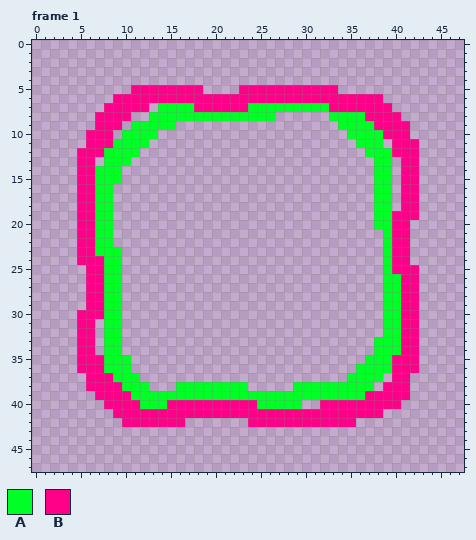
Two versions of one pixel-art file, lockdeck/assets/interface/checkbox.aseprite. Above is the file before it was changed.
48x48 pixels, 5 frames. Shown: frame 1. The commit also changed other frames, which this record leaves out.
Visible layers, top first: "Layer 2", "Layer 1".
Palette (. is transparent): A #00ff26  B #ff0089
Pixels before, frame 1, first column x 5:
 5 ......BBBBBBBB....BBBBBBBBBBB.........
 6 ....BBBBBBBBBBBBBBBBBBBBBBBBBBBBBB....
 7 ...BBBBB.AAAABBBBBBAAAAAAAAABBBBBBB...
 8 ..BBBB..AAAAAAAAAAAAAA......AAAABBBB..
 9 ..BBB.AAAAA..................AAAABBBB.
10 .BBB.AAAA.....................AAAABBB.
11 .BBBAAAA.......................AAA.BBB
12 BBBAAAA.........................AAABBB
13 BB.AAA...........................AA.BB
14 BBAAA............................AA.BB
15 BBAAA............................AA.BB
16 BBAA.............................AA.BB
17 BBAA.............................AA.BB
18 BBAA.............................AA.BB
19 BBAA.............................AABBB
20 BBAA.............................AABB.
21 BBAA..............................ABB.
22 BBAA..............................ABB.
23 BBAAA.............................ABB.
24 BBBAA.............................ABB.
25 .BBAA.............................ABBB
26 .BBAA.............................AABB
27 .BBAA.............................AABB
28 .BBAA.............................AABB
29 .BBAA.............................AABB
30 BBBAA.............................AABB
31 BB.AA.............................AABB
32 BB.AA.............................AABB
33 BB.AA............................AAABB
34 BB.AA............................AAABB
35 BBBAAA..........................AAABBB
36 BBBAAA.........................AAAABBB
37 .BBBAAA.......................AAAA.BB.
38 .BBBBAAA...AAAAAAAA.....AAAAAAAAA.BBB.
39 ..BBBBAAAAAAAAAAAAAAAAAAAAAAAAAABBBBB.
40 ...BBBBAAABBBBBBBBBBAAAAA..BBBBBBBBB..
41 ....BBBBBBBBBBBBBBBBBBBBBBBBBBBBBB....
42 .....BBBBBBB.......BBBBBBBBBBBB.......
After:
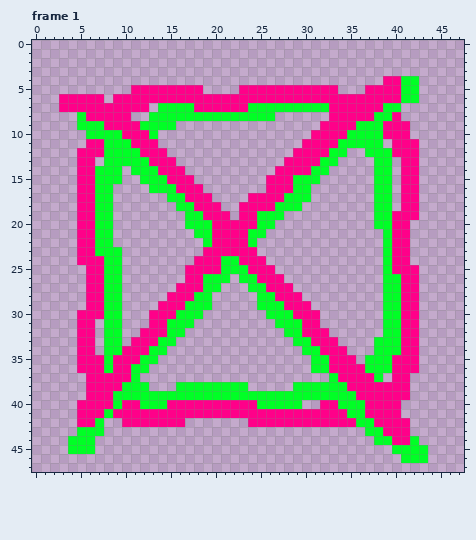
Diff:
layer "Layer 3" now shown
layer "Layer 4" now shown
Changed rows in their new state; - is an unchanged pixel.
Frame 1, layers "Layer 4", "Layer 3":
first column x 3:
 4 ------------------------------------BBAA-
 5 ----------------------------------BBBBAA-
 6 BBBBB-------------------------------BBAA-
 7 BBBBB-------------------------------AA---
 8 --AB--------------------------BBBB-AA----
 9 --AAA--BB--------------------BBBB--A-----
10 ---AAAABBB------------------BBBB---------
11 -----A--BBB----------------BBBBAA--------
12 ---------BBB--------------BBBBAA---------
13 --------AABBB------------BBBBAA----------
14 --------AAABBB----------BBBBAA-----------
15 ---------AAABBB--------BBBAAA------------
16 ----------AAABBB-------BBBAA-------------
17 ------------AABBB----BBBBAAA-------------
18 -------------AABBB--BBBBAAA--------------
19 --------------AABBB-BBAAA----------------
20 --------------AAABBBBBAA-----------------
21 ---------------AABBBBAA------------------
22 ----------------ABBBBA-------------------
23 ----------------BBBBBB-------------------
24 ---------------BBBAABBB------------------
25 --------------BBBBAAABBB-----------------
26 --------------BBAAA-AABBB----------------
27 -------------BBBAA---AABBB---------------
28 ------------BBBAA-----AABBB--------------
29 -----------BBBAAA-----AAABBB-------------
30 ----------BBBAAA-------AAABBB------------
31 ----------BBAAA---------AAABB------------
32 ---------BBBAA-----------AABBB-----------
33 --------BBBAA-------------AABBB----------
34 -------BBBAA---------------AABBB---------
35 ------BBBAA-----------------AABBB--------
36 ------BBAA------------------AABBBB-------
37 ------BB----------------------ABBBB------
38 --------------------------------BBBB-----
39 ---B--AA-------------------------B-------
40 --BBB-A------------------------AAA-------
41 --BBBA--------------------------AA--BB---
42 --BBA----------------------------AABBBB--
43 --AAA-----------------------------AABBB--
44 -AAA-------------------------------AABBA-
45 -AAA---------------------------------AAAA
46 --------------------------------------AAA
Pixel boxes of the changes (left, top, right, bottom) in both pictures:
changed: (59, 76, 428, 463)
